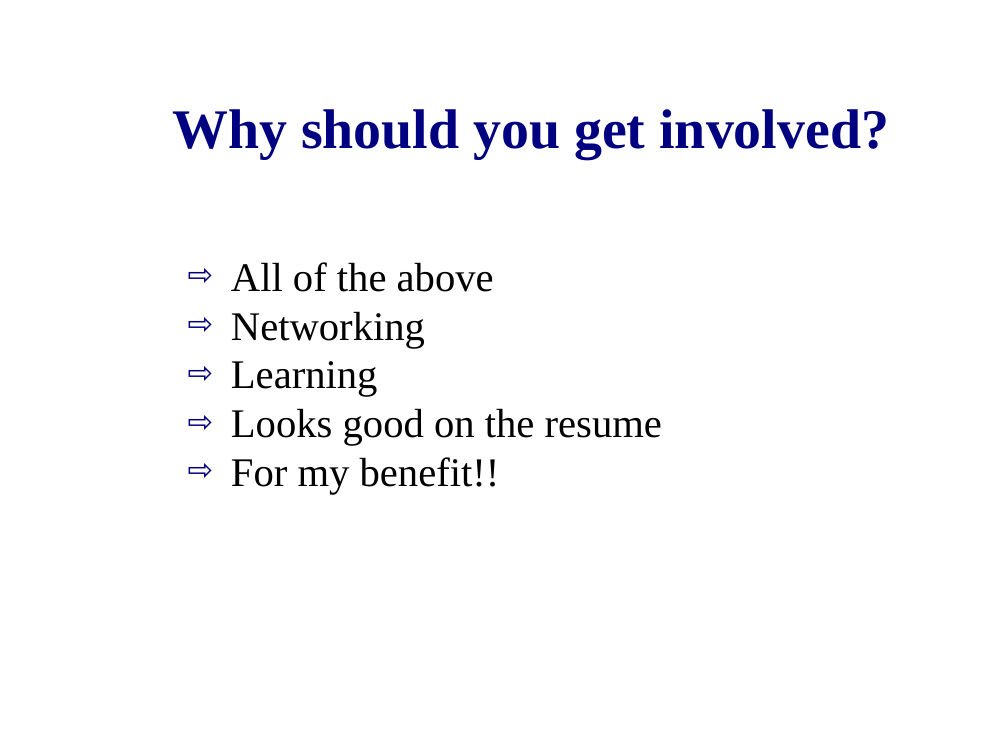
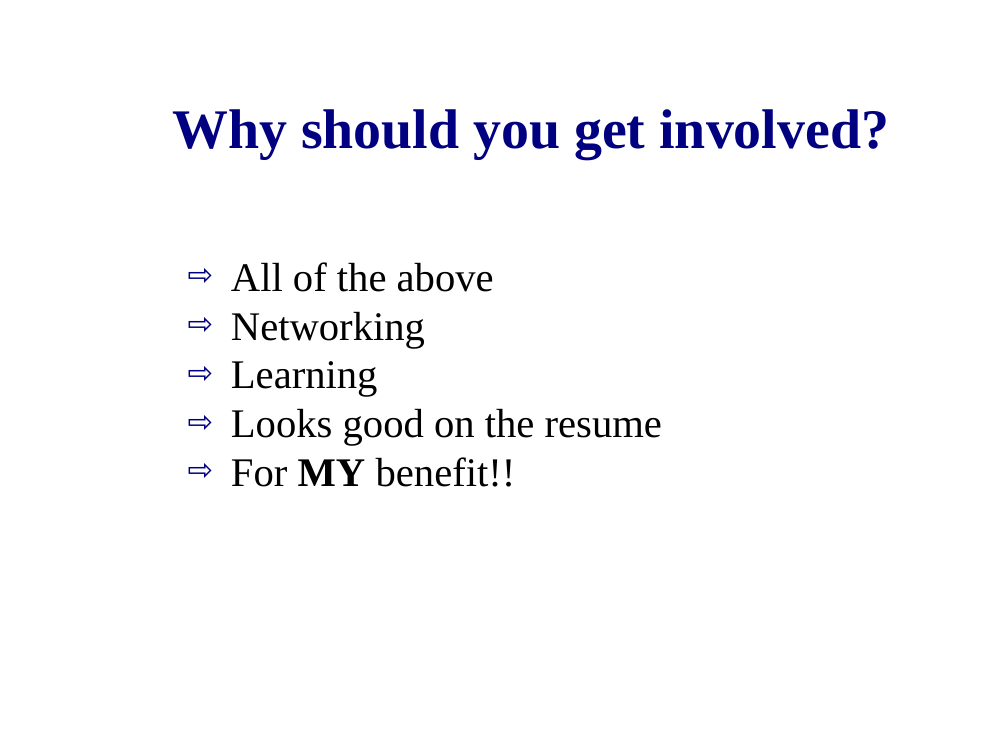
Before and after one commit to zippy1981/TalkMaterials, a slide deck: slide 5 of MongoDC/Tips for Getting Involved as a Contributor.odp. Drawn at 1008x756 pixels with LibreOffice and Linux fonts; fonts in the diff are those of the drawing; background and template pictures are left out. Boxes give left, top, right and bottom in pixels: in the first picture for what was removed or moved away, otherwise in the second. Text is boxed around its words. In the diff, an @@ line names an element or a change of style, - is before the commit and + after.

```diff
--- a/MongoDC/Tips for Getting Involved as a Contributor.odp
+++ b/MongoDC/Tips for Getting Involved as a Contributor.odp
@@ text at bbox=[231, 457, 516, 487]: text changed @@
-⇨ For my benefit!!
+⇨ For MY benefit!!
```
Also in this commit, not shown: 1 other slide changed, 1 slide added.
